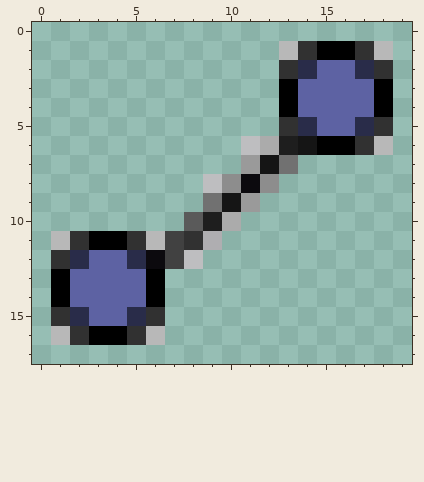
Edited in one commit: pixel-art sprite (trunk/VUE2/src/tufts/vue/images/link_straight.gif). This is how it looked before the edit.
The file is 20x18 pixels. Colours within 5 levels of each other are drawn and written as one.
And afterwards:
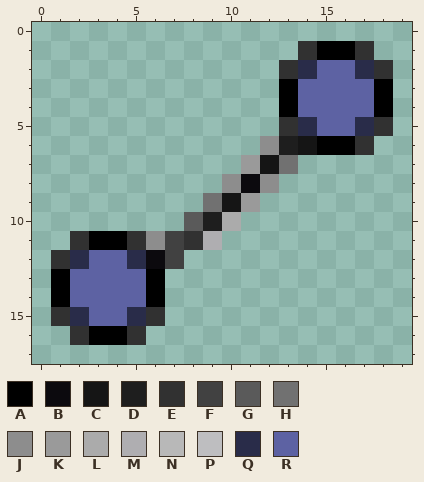
Palette (. is transparent): A #000000  B #0c0a0e  C #151515  D #1e1e1e  E #313131  F #414141  G #5a5a5a  H #717171  J #8d8d8d  K #9a9a9a  L #ababab  M #afaeb1  N #b8b8b8  P #bebec0  Q #292c49  R #5d62a3
Commit: link & node main toolbar changes now also change selected nodes (also image updates for link style icons)
The exact change:
y 1: x 13 N -> .; x 18 N -> .
y 6: x 11..12 PL -> .J; x 18 N -> .
y 8: x 9 P -> .
y 11: x 1 N -> .; x 6 N -> J
y 12: x 8 P -> .
y 16: x 1 N -> .; x 6 N -> .
Changed places in both pictures, as pixel boxes (x1, y1, x2, y2):
erased: (279, 41, 298, 60)
erased: (374, 41, 393, 60)
changed: (146, 136, 279, 345)
erased: (374, 136, 393, 155)
erased: (51, 231, 70, 250)
erased: (51, 326, 70, 345)
